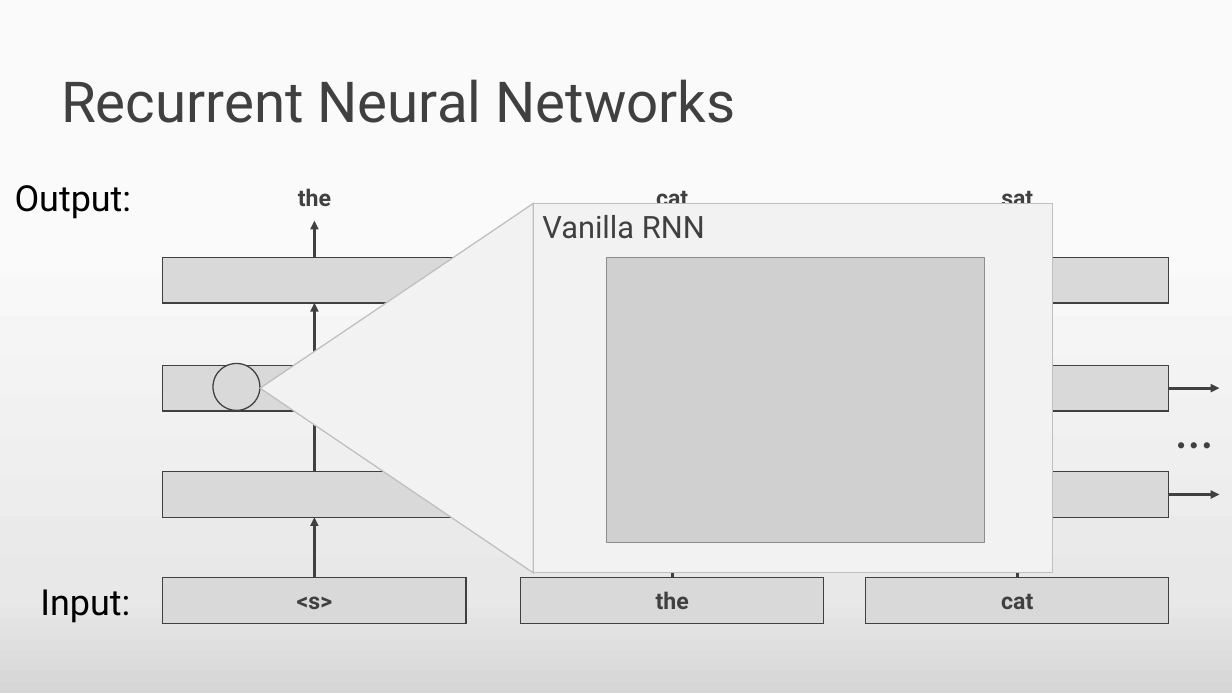
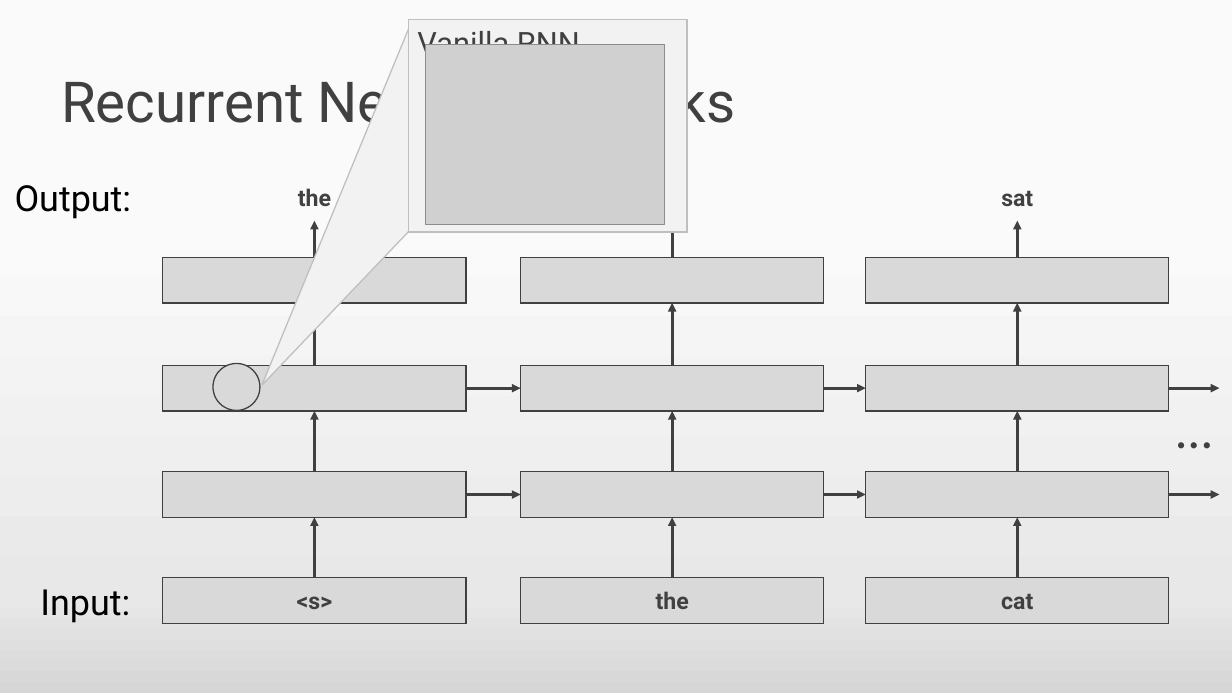
Before and after one commit to DevanKuleindiren/part-ii-dissertation, a slide deck: slide 13 of Progress Presentation/Progress Presentation.pptx (slide 14 before the commit). Drawn at 1232x693 pixels with LibreOffice and Linux fonts; fonts in the diff are those of the drawing; grey boxes stand for pictures. Boxes give left, top, right and bottom in pixels: in the first picture for what was removed or moved away, otherwise in the second. Text is boxed around its words. In the diff, an @@ line names an element or a change of style, - is before the commit and + after.

```diff
--- a/Progress Presentation/Progress Presentation.pptx
+++ b/Progress Presentation/Progress Presentation.pptx
@@ triangle at (201, 20, 535, 425): rotation 270 to 213 degrees @@
@@ rectangle "Vanilla RNN": place and size @@
-rectangle "Vanilla RNN" at (533, 203, 1053, 573)
+rectangle "Vanilla RNN" at (409, 19, 688, 232)
@@ picture: place and size @@
-picture at (607, 257, 985, 543)
+picture at (426, 44, 665, 225)
@@ arrow added from (672, 257) to (672, 221), #404040 2.25 pt @@
@@ arrow added from (1018, 257) to (1018, 221), #404040 2.25 pt @@
@@ arrow added from (672, 365) to (672, 303), #404040 2.25 pt @@
@@ arrow added from (1018, 365) to (1018, 303), #404040 2.25 pt @@
@@ arrow added from (824, 388) to (866, 388), #404040 2.25 pt @@
@@ arrow added from (672, 471) to (672, 411), #404040 2.25 pt @@
@@ arrow added from (1018, 471) to (1018, 411), #404040 2.25 pt @@
@@ arrow added from (824, 494) to (866, 494), #404040 2.25 pt @@
```
Also in this commit, not shown: 4 other slides changed, 2 slides removed, 1 other file.
